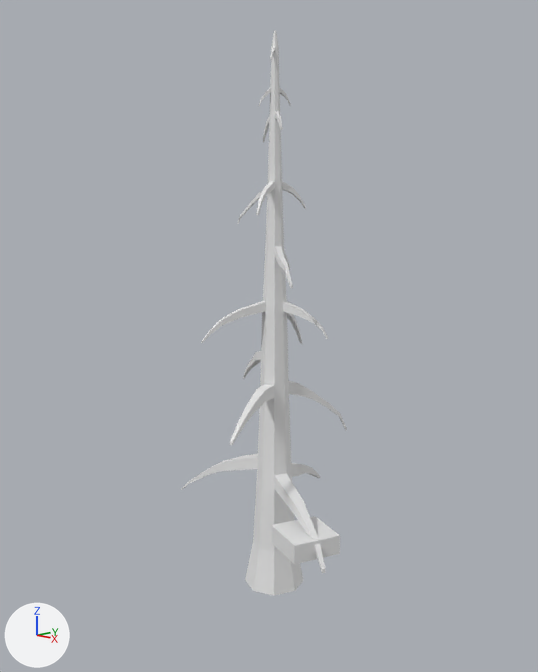
One commit to the Blender file LowPoly_Asset_Blend/C_Tree_tall.blend: the scene before it, then after it.
The view is the same before and after, from a camera (50 mm lens) standing at (6.18, -6.16, 4.54) and looking at (-0.12, 0.02, 2.87). Arrows for +X, +Y and +Z are at lower left; the lights stay in place.
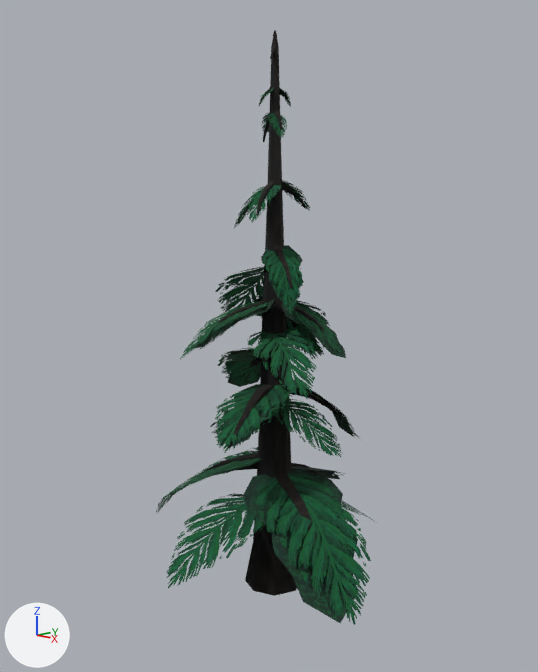
Changed parts and their boxes (x1, y1, x2, y2) in the pictures (538 x 672 px):
'Cube', reshaped
    before: (181, 30, 347, 596)
    after: (156, 30, 377, 625)
part 1 of me_cube, deleted
    before: (272, 516, 340, 564)
part 2 of me_cube, added (green)
    after: (156, 88, 377, 625)
part 3 of me_cube, recoloured (grey to black)
    both: (181, 30, 341, 596)

What the commit changed:
Picture 'pine-leaf-texture-trans-2048.png' (img_pine_leaf_texture_trans_2048_png) is new.
Picture 'Dark_bark_normal_2048.png' (img_dark_bark_normal_2048_png) is new.
Picture 'Dark_Bark_texture_2048.png' (img_dark_bark_texture_2048_png) is new.
Picture 'pine_leaf_texture_whole_2048.png' (img_pine_leaf_texture_whole_2048_png) is new.
Material 'Pine_leaf_trans' (mat_pine_leaf_trans) is new.
Its texture is img_pine_leaf_texture_trans_2048_png (with its transparency).
Its roughness is 1.0.
Material 'dark_bark' (mat_dark_bark) is new.
Uses the picture img_dark_bark_normal_2048_png.
Uses the picture img_dark_bark_texture_2048_png.
Material 'Pine_leaf_whole' (mat_pine_leaf_whole) is new.
Its texture is img_pine_leaf_texture_whole_2048_png.
Its roughness is 1.0.
me_cube is used by ob_cube; location (0.0, 0.0, 0.0); scale (0.619, 0.619, 0.619).
me_cube had 494 vertices, 490 faces and spanned x -2.01..2.1, y -1.76..2.43, z -0.42..10.2.
me_cube now has 1031 vertices, 747 faces, 11 loose edges and spans x -3.06..3.25, y -2.56..3.34, z -0.42..10.2.
me_cube part 1: the loose piece of 8 vertices spanning x 0.78..1.95, y -1.15..0.02, z 0.97..1.32 is deleted.
me_cube part 2: 545 vertices added at x -3.06..3.25, y -2.56..3.34, z 0.22..9.24.
me_cube part 3: 484 faces spanning x -2.01..2.1, y -1.76..2.43, z -0.42..10.2 switch from mat_material (white #e7e7e7) to mat_dark_bark.
me_cube now uses material mat_pine_leaf_whole (picture img_pine_leaf_texture_whole_2048_png).
me_cube now uses material mat_pine_leaf_trans (picture img_pine_leaf_texture_trans_2048_png).
